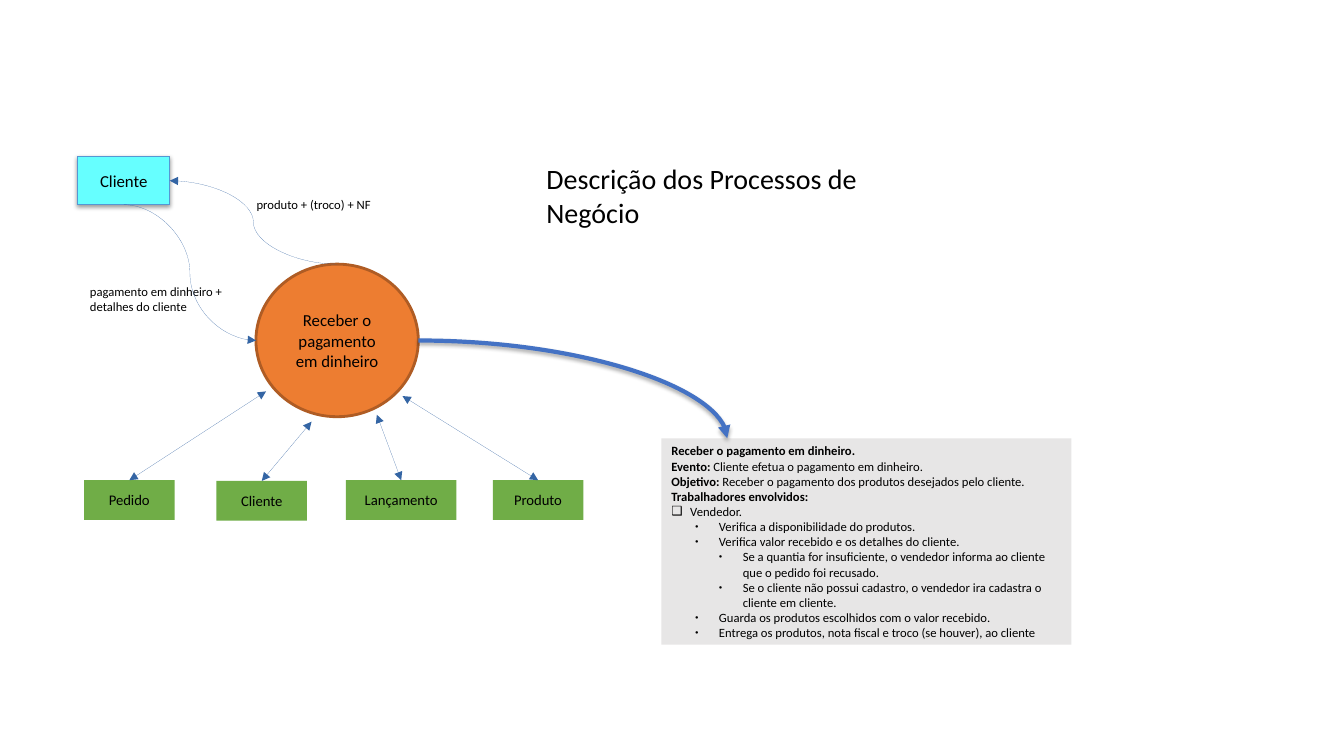
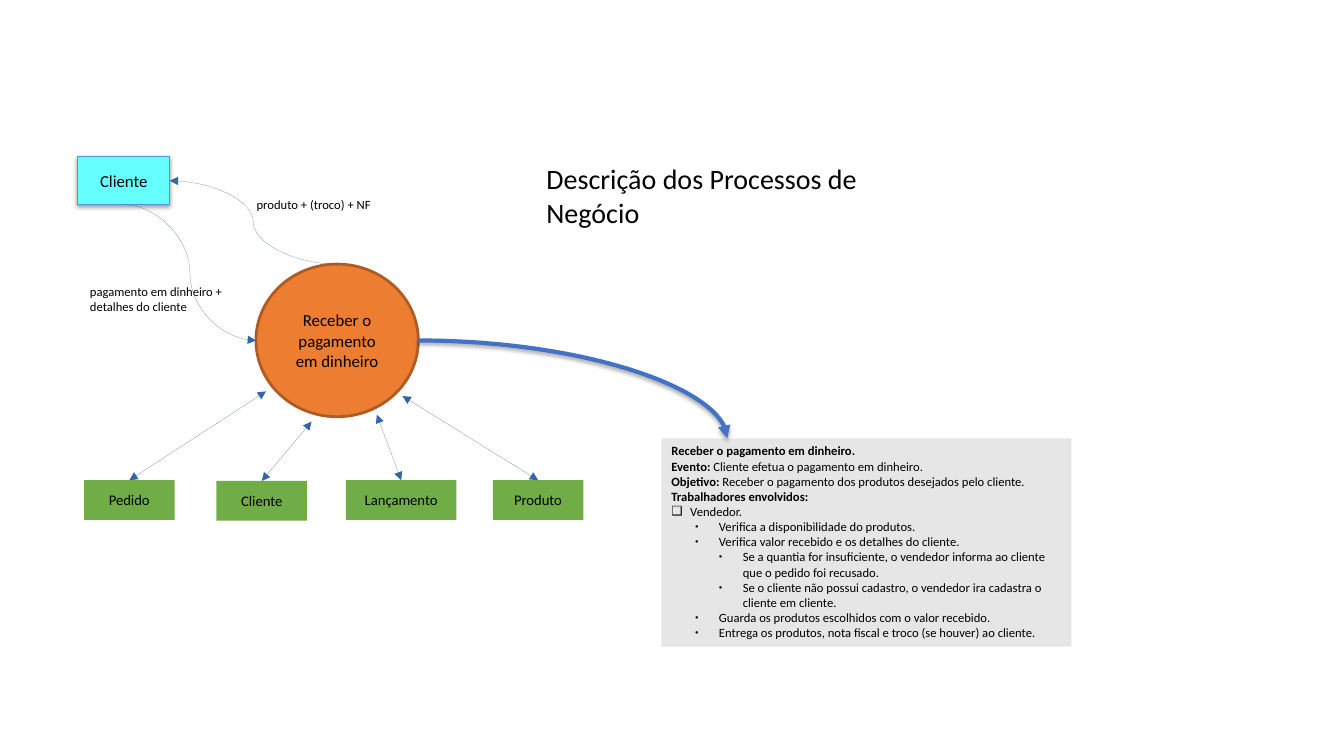
Before and after one commit to brendonimpacta/OPE_RequestSolved, a slide deck: slide 2 of 18. Descrição dos Processos de Negócio.pptx. Drawn at 1344x756 pixels with LibreOffice and Linux fonts; fonts in the diff are those of the drawing. Boxes give left, top, right and bottom in pixels: in the first picture for what was removed or moved away, otherwise in the second. Text is boxed around its words. In the diff, an @@ line names an element or a change of style, - is before the commit and + after.

```diff
--- a/18. Descrição dos Processos de Negócio.pptx
+++ b/18. Descrição dos Processos de Negócio.pptx
@@ text in rectangle at [719,628,1035,639]: text changed @@
-  ● Entrega os produtos, nota fiscal e troco (se houver), ao cliente
+  ● Entrega os produtos, nota fiscal e troco (se houver) ao cliente.
```
Also in this commit, not shown: 2 other slides changed.
